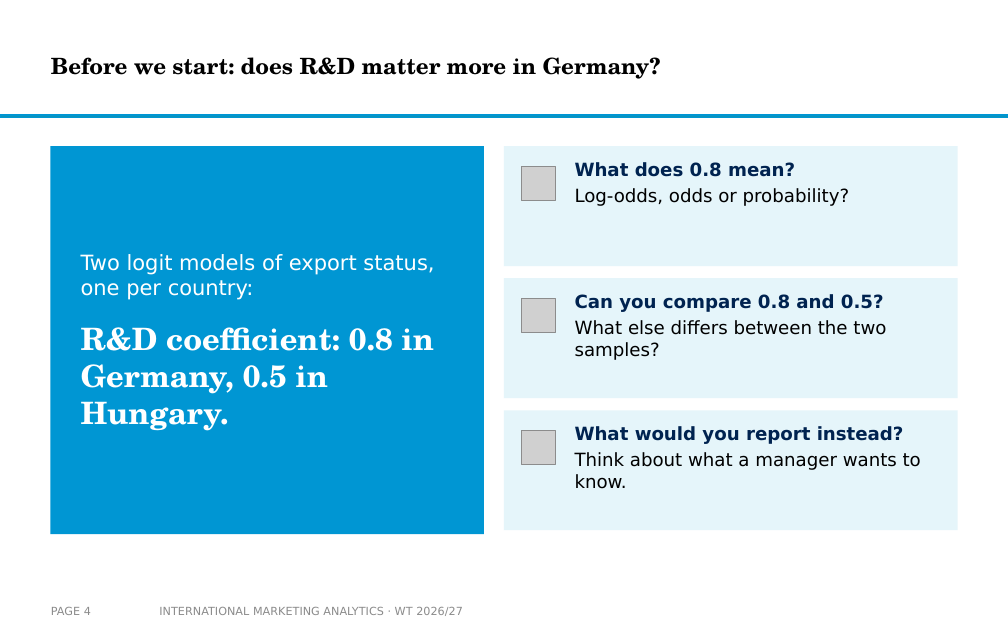
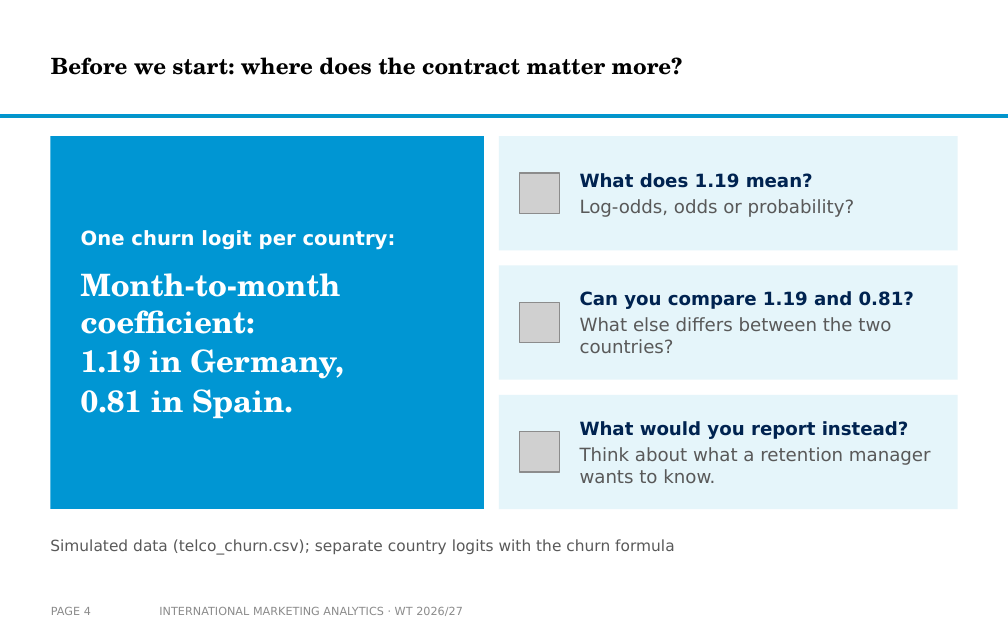
Before and after one commit to arnefloh-wu/international-marketing-analytics-teaching, a slide deck: slide 4 of slides/logistic-regression-in-international-marketing_WT26-27.pptx. Drawn at 1008x630 pixels with LibreOffice and Linux fonts; fonts in the diff are those of the drawing; grey boxes stand for pictures; background and template pictures are left out. Boxes give left, top, right and bottom in pixels: in the first picture for what was removed or moved away, otherwise in the second. Text is boxed around its words. In the diff, an @@ line names an element or a change of style, - is before the commit and + after.

```diff
--- a/slides/logistic-regression-in-international-marketing_WT26-27.pptx
+++ b/slides/logistic-regression-in-international-marketing_WT26-27.pptx
@@ title at [51,57,683,75]: text changed @@
-Before we start: does R&D matter more in Germany?
+Before we start: where does the contract matter more?
@@ rectangle: place and size @@
-rectangle at [50,146,484,534]
+rectangle at [50,136,484,509]
@@ rectangle: place and size @@
-rectangle at [504,146,958,266]
+rectangle at [499,136,958,250]
@@ text "What does 1.19 mean?": place and size @@
-text "What does 1.19 mean?" at [575,162,850,206]
+text "What does 1.19 mean?" at [580,173,855,217]
@@ picture: place and size @@
-picture at [521,166,555,201]
+picture at [519,173,559,214]
@@ text at [580,173,813,188]: text changed @@
-What does 0.8 mean?
+What does 1.19 mean?
@@ text at [580,199,855,217]: text colour #000000 to #595959 in "Log-odds, odds or probability?" @@
@@ text at [81,230,396,419]: text changed; size 15 to 22 pt; font DejaVu Sans to TeX Gyre Schola; bold on @@
-Two logit models of export status, one per country:
-R&D coefficient: 0.8 in Germany, 0.5 in Hungary.
+One churn logit per country:
+Month-to-month coefficient:
+1.19 in Germany,
+0.81 in Spain.
@@ rectangle: place and size @@
-rectangle at [504,278,958,398]
+rectangle at [499,265,958,379]
@@ vertical alignment top to middle in 3 elements at [580,421,931,483], [580,173,855,217], [580,291,914,353] @@
@@ text at [580,291,914,353]: text changed; text colour #000000 to #595959 @@
-Can you compare 0.8 and 0.5?
-What else differs between the two samples?
+Can you compare 1.19 and 0.81?
+What else differs between the two countries?
@@ picture: place and size @@
-picture at [521,298,555,333]
+picture at [519,302,559,343]
@@ rectangle: place and size @@
-rectangle at [504,410,958,530]
+rectangle at [499,395,958,509]
@@ picture: place and size @@
-picture at [521,430,555,465]
+picture at [519,431,559,472]
@@ text at [580,447,931,483]: text changed; text colour #000000 to #595959 @@
-Think about what a manager wants to know.
+Think about what a retention manager wants to know.
@@ text added at [50,539,674,555], 11 pt, text #595959 @@
+Simulated data (telco_churn.csv); separate country logits with the churn formula
```
Also in this commit, not shown: 20 other slides changed, 36 slides added, 21 slides removed, 5 other files.
